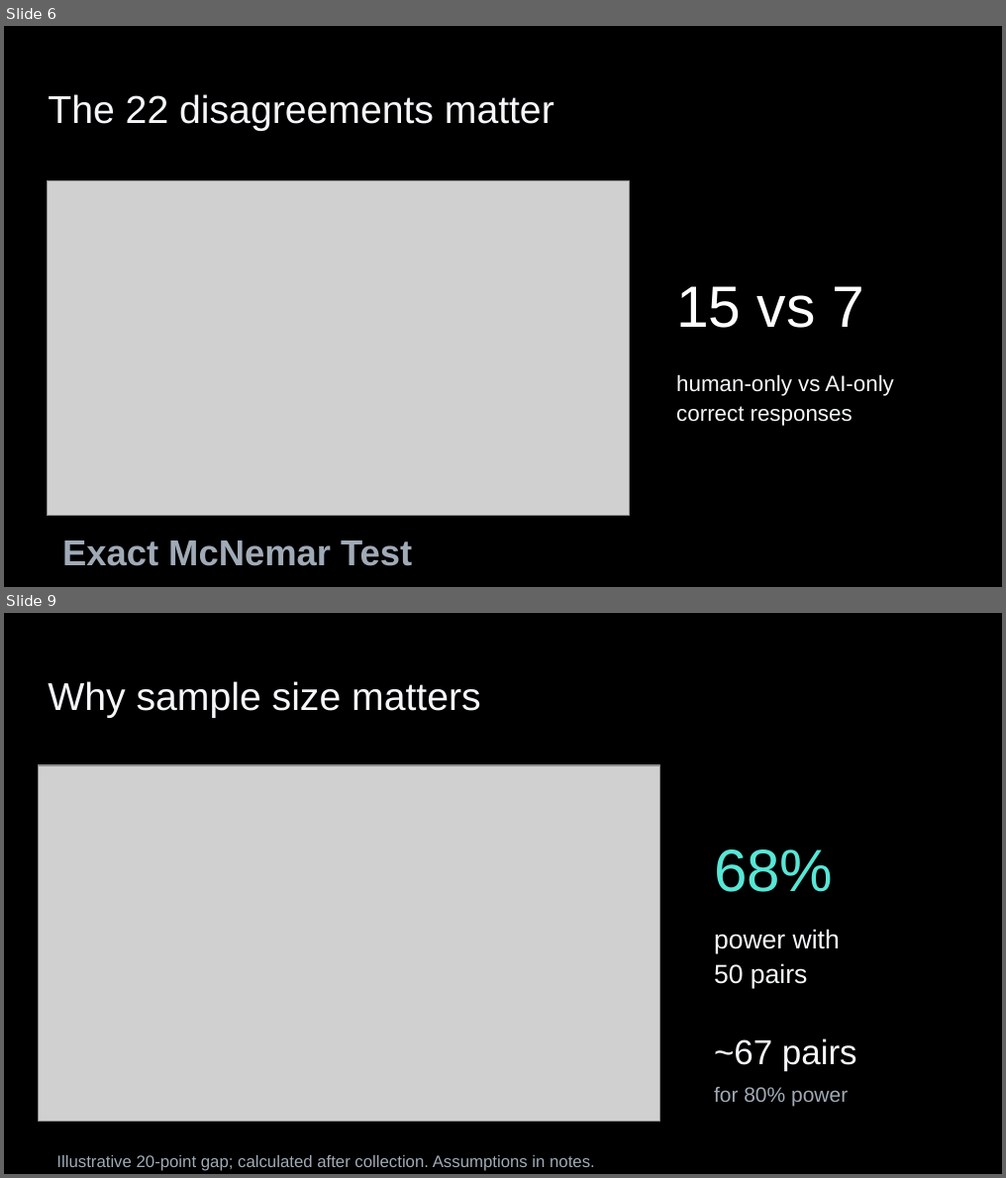
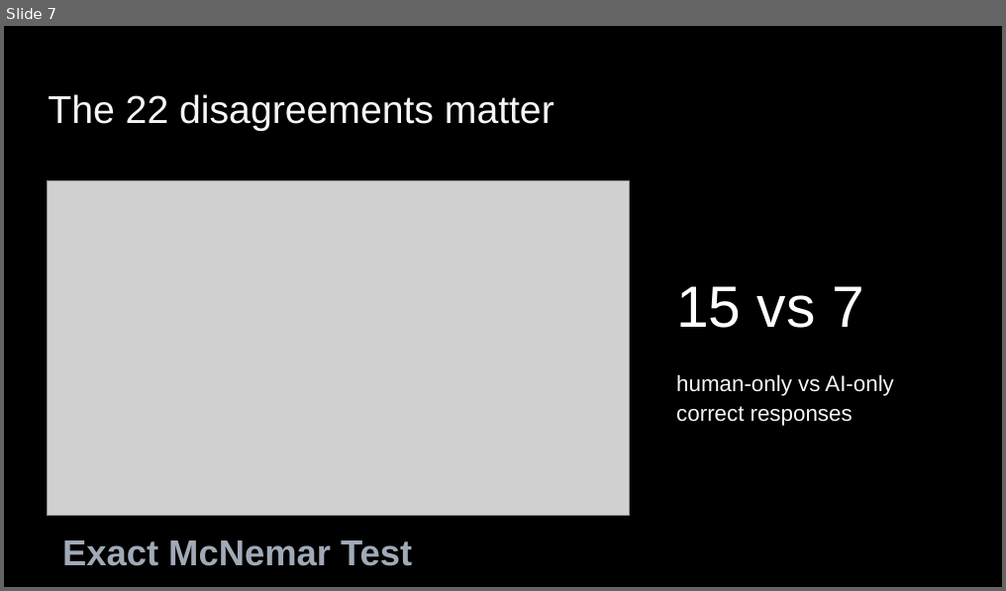
Before and after one commit to snehal-jindal/510-project2, a slide deck: presentation/slides.pptx. Shown one above the other, each under a label of ours: slides 6 and 9 before the commit, slide 7 after it; the slides between them are not shown. The pictures are 1006x1178 and 1006x591 pixels, drawn with LibreOffice and Linux fonts; fonts in the diff are those of the drawing; grey boxes stand for pictures. Boxes give left, top, right and bottom in pixels: in the first picture for what was removed or moved away, otherwise in the second. Text is boxed around its words. In the diff, an @@ line names an element or a change of style, - is before the commit and + after.

Commit message:
Align sample size planning and presentation exports

```diff
--- a/presentation/slides.pptx
+++ b/presentation/slides.pptx
@@ slide 9 removed at box(4, 613, 1002, 1174), background #000000 @@
@@ title removed at box(48, 681, 481, 718) @@
-Why sample size matters
@@ picture removed at box(39, 765, 659, 1121) @@
@@ text removed at box(714, 850, 833, 892) @@
-68%
@@ text removed at box(714, 929, 840, 988) @@
-power with
-50 pairs
@@ text removed at box(714, 1039, 857, 1071) @@
-~67 pairs
@@ text removed at box(714, 1087, 847, 1106) @@
-for 80% power
@@ text removed at box(56, 1156, 595, 1171) @@
-Illustrative 20-point gap; calculated after collection. Assumptions in notes.
@@ what was slide 6 is now slide 7 @@
```
Also in this commit, not shown: 3 slides changed, 3 slides added, 8 other files.
